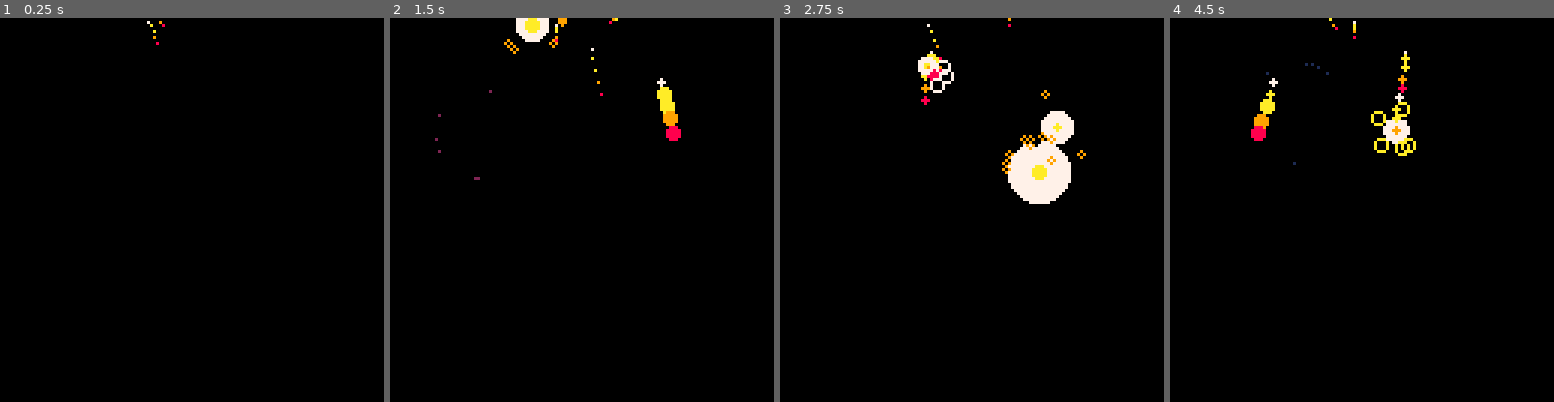
Above: before the commit, frames 1-4 (left to right).
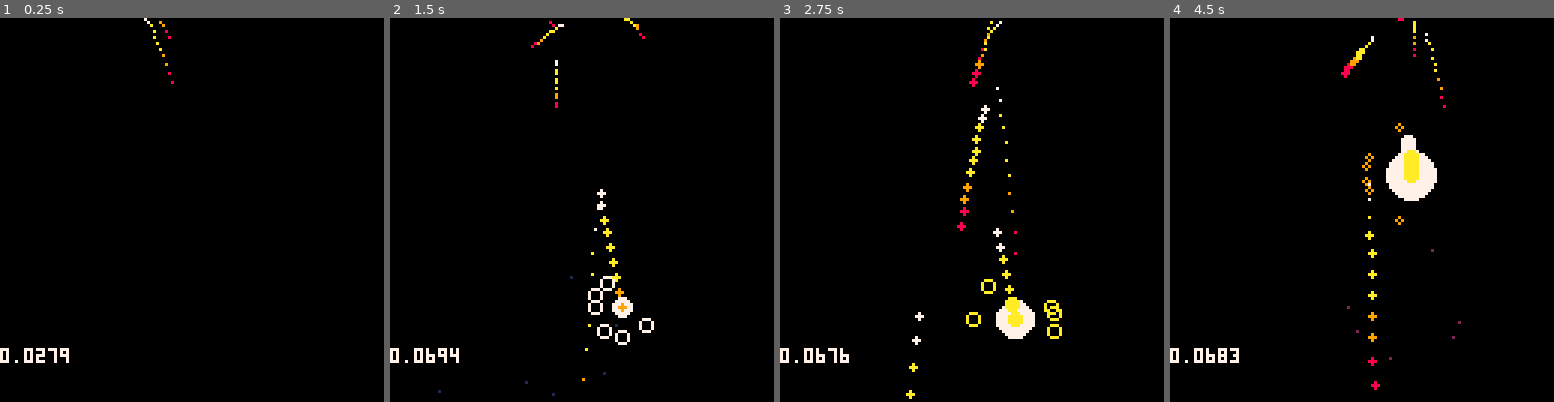
Above: after the commit, the same moments.

Repository: wesen/carts
Game: PICO-8 cartridge tests/particle-layer/particle-layer.p8
Same seed, same stepped clock (60 frames per second), same inputs: the game is played once before the commit and once after it.
Inputs:
- Up to frame 1 (0.25 s): no input
- Up to frame 2 (1.5 s): no input
- Up to frame 3 (2.75 s): no input
- Up to frame 4 (4.5 s): no input

The runs differ from the first frame. In frame 1, 0.4% of the frame differs, in the area x 0-46%, y 0-90%; in frame 2, 2.7%; in frame 3, 5.8%, in the area x 0-80%, y 0-100%; in frame 4, 3.8%.

Commit message:
Start adding control changed callbacks

Diff:
--- a/tests/particle-layer/particle-layer.lua
+++ b/tests/particle-layer/particle-layer.lua
@@ -78,15 +78,13 @@
  dust_layer.default_damping=0.8
  add(layers,dust_layer)
  blast_layer.emit_cb=function(p)
-  printh("blast p "..tostr(p.x)..","..tostr(p.y))
   for i=0,5 do
    local _p=dust_layer:emit(p.x,p.y)
-  printh("emit _p "..tostr(_p.x)..","..tostr(_p.y))
   end
  end
 end
 
-function _update()
+function _update60()
  dt=time()-lasttime
  lasttime=time()
 
@@ -102,4 +100,6 @@
  for p in all(layers) do
   p:draw()
  end
+
+ print(tostr(stat(1)),0, 110,7)
 end
--- a/tests/particle-layer/particle-layer.p8
+++ b/tests/particle-layer/particle-layer.p8
@@ -306,15 +306,13 @@
  dust_layer.default_damping=0.8
  add(layers,dust_layer)
  blast_layer.emit_cb=function(p)
-  printh("blast p "..tostr(p.x)..","..tostr(p.y))
   for i=0,5 do
    local _p=dust_layer:emit(p.x,p.y)
-  printh("emit _p "..tostr(_p.x)..","..tostr(_p.y))
-  end
- end
-end
-
-function _update()
+  end
+ end
+end
+
+function _update60()
  dt=time()-lasttime
  lasttime=time()
 
@@ -330,6 +328,8 @@
  for p in all(layers) do
   p:draw()
  end
+
+ print(tostr(stat(1)),0, 110,7)
 end
 
 __gfx__
Not shown, changed: fx-editor/fx-editor.html
Not shown, changed: fx-editor/main.js
Not shown, changed: plates/ub.html
